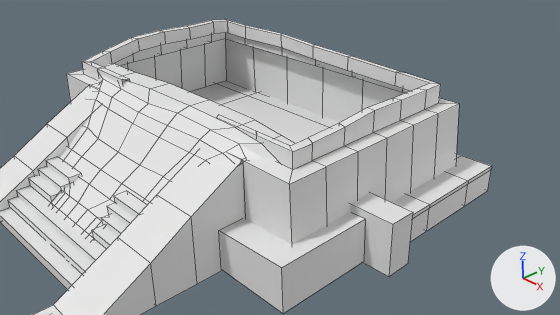
An edit to the Blender file blender_files/E1/Piramide Uno.blend, drawn before and after from the same camera.
Camera for both pictures: the file's camera 'Camera'. The axes (+X, +Y, +Z) are drawn at lower right. The lights are the same throughout. Mesh edges are drawn as thin lines.
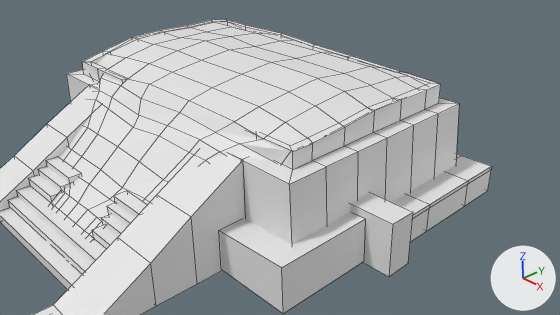
Commit message: Geometria 3D uno terminada

Pixel boxes (x1, y1, x2, y2) of what changed, in the pictures (560 x 315 px):
part 1 of me_cube_002, built on: before (72, 63, 295, 203); after (72, 22, 425, 203)

What changed in the scene script:
```text
Change me_cube_002:
    used by ob_cube_001; location = (-1.405, 1.201, 1.129); scale = (0.515, 0.515, 0.515)
    remove me_cube_002.from_pydata(...)  # 288 vertices, 237 faces; spans x -4.83..9.83, y -9.36..2.12, z -1.95..2.12
    add me_cube_002.from_pydata(...)  # 328 vertices, 272 faces; spans x -4.83..9.83, y -9.36..2.12, z -1.95..2.24
    me_cube_002 part 1
    3 vertices in x 1.49..5.66, y -5.57, z 1.62..1.64 move by (0.0, 0.0, 0.15)
    3 vertices in x 1.49..6.71, y -4.85, z 1.49..1.63 move by (0.0, 0.14, 0.33)
    26 vertices move from x -2.67..7.74, y -7.85..-4.85, z -0.18..1.64 to x -2.67..7.74, y -7.85..-4.71, z -0.32..1.98
    40 vertices are added at x -2.67..7.74, y -3.56..0.75, z 1.58..2.24
    35 new faces join them
```
